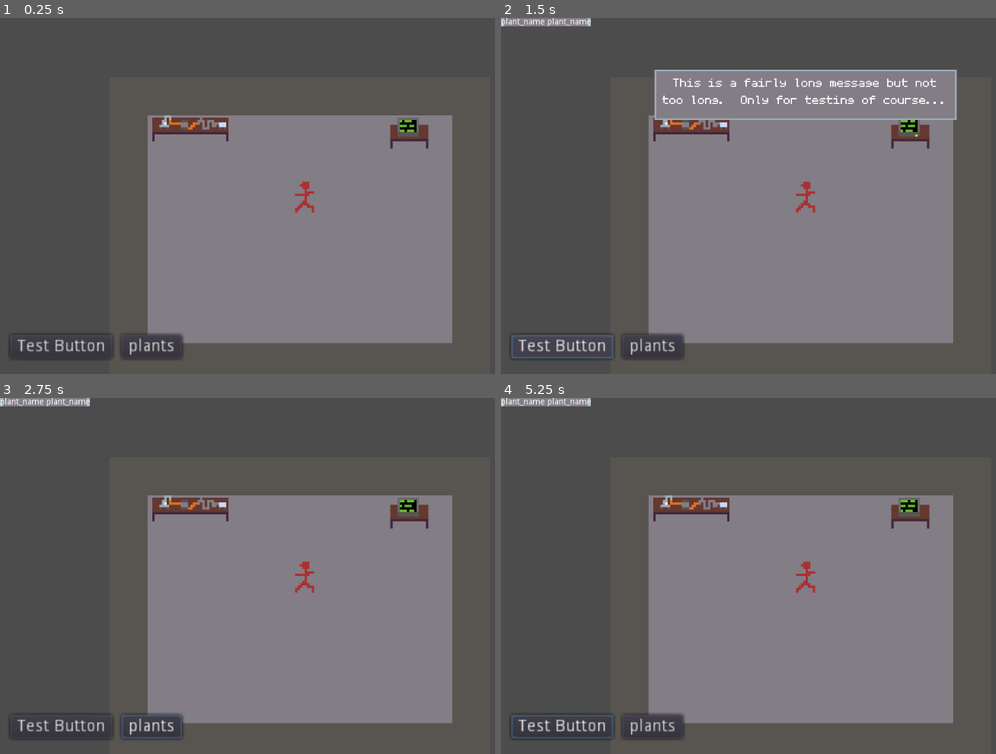
Above: before the commit, frames 1-4 (two rows, left to right).
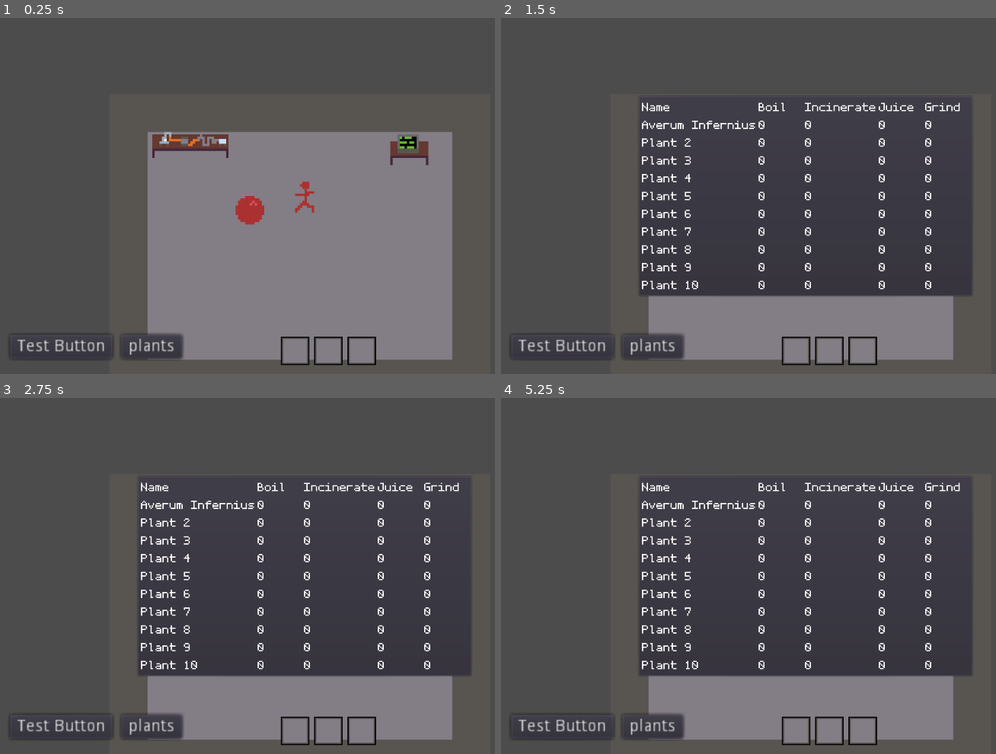
Above: after the commit, the same moments.

Repository: jastadj/wgj277
Game: Godot game, scene res://scenes/game/game.tscn
Two runs of this game, one before a commit and one after it. Both use one fixed random seed, a clock stepped at 60 frames per second and the inputs below.
Inputs (mouse positions are in pixels of both pictures, inside the frame that each line leads up to):
- Up to frame 1 (0.25 s): no input
- Up to frame 2 (1.5 s): click "plants" at 0.5 s; click "Test Button" at 1.25 s
- Up to frame 3 (2.75 s): tap Enter (ui_accept) at 2 s; move the mouse to (440, 558) at 2.02 s; hold Right (ui_right) from 2.03 s (still down); hold Enter (ui_accept) from 2.03 s (still down); click (440, 558) at 2.17 s
- Up to frame 4 (5.25 s): release Right (ui_right) at 2.75 s; release Enter (ui_accept) at 2.75 s; drag from (684, 593) to (807, 576) at 2.77 s; tap Enter (ui_accept) at 3.5, 5 s; move the mouse to (867, 497) at 3.52 s; hold Right (ui_right) 3.53-4.25 s; hold Enter (ui_accept) 3.53-4.25 s; click (867, 497) at 3.67 s; drag from (773, 647) to (911, 519) at 4.27 s; move the mouse to (986, 629) at 5.02 s; hold Left (ui_left) from 5.03 s (still down); hold Enter (ui_accept) from 5.03 s (still down); click (986, 629) at 5.17 s

The runs differ from the first frame. In frame 1, 7.3% of the frame differs, in the area x 29-92%, y 27-98%; in frame 2, 45%, in the area x 0-96%, y 0-98%; in frame 3, 40%; in frame 4, 40%.

Commit message:
item slots

Diff:
--- /dev/null
+++ b/godot/objects/game_item.gd
@@ -0,0 +1,7 @@
+extends "res://objects/game_object.gd"
+
+func is_gameitem(): return true
+func can_pickup(): return true
+
+func get_sprite():
+	return get_node("Sprite")
--- a/godot/objects/player/player.gd
+++ b/godot/objects/player/player.gd
@@ -2,6 +2,15 @@
 
 var allow_input = true
 var move_speed = 5000
+
+var inventory_slots = 3
+var _inventory_ui
+var _interaction_target = null
+
+func _ready():
+
+	yield(get_tree().current_scene, "ready")
+	_inventory_ui = get_tree().current_scene.get_node("CanvasLayer/main_ui/inventory")
 
 func _physics_process(delta):
 
@@ -12,6 +21,7 @@
 
 	if allow_input:
 		if event.is_action_pressed("ui_cancel"): get_tree().quit()
+		elif event.is_action_pressed("ui_accept"): interact(_interaction_target)
 
 # just a simple method checker
 func is_player(): return true
@@ -30,3 +40,37 @@
 
 func get_interaction_areas():
 	return $interaction_area.get_overlapping_areas()
+
+func interact(obj):
+	if obj == null: return
+
+	# can "use" the object like a processor, computer, etc...
+	if obj.has_method("has_action"):
+		print("using object ", obj.object_name)
+	# can pickup the object like an item
+	elif obj.has_method("can_pickup"):
+		print("picking up item ", obj.object_name)
+		pickup_item(obj)
+
+func pickup_item(item):
+	if item == null: return
+	if item.has_method("can_pickup"):
+		# are there free slots?
+		if !has_free_inventory(): return
+		# remove item from parent
+		item.get_parent().remove_child(item)
+		for islot in _inventory_ui.get_children():
+			if islot.item_reference == null:
+				islot.add_item(item)
+				return
+
+func drop_item(item):
+	var random_radius = 6 # random radius to drop the item
+	var objects = get_tree().current_scene.get_node("objects")
+	objects.add_child(item)
+	item.position = position + Vector2( (randi()%random_radius) - (random_radius/2), (randi()%random_radius) - (random_radius/2) )
+
+func has_free_inventory():
+	for islot in _inventory_ui.get_children():
+		if islot.item_reference == null: return true
+	return false
--- a/godot/objects/player/player.tscn
+++ b/godot/objects/player/player.tscn
@@ -12,17 +12,20 @@
 script = ExtResource( 2 )
 
 [node name="Sprite" type="Sprite" parent="."]
+position = Vector2( 0, -7 )
 texture = ExtResource( 1 )
 
 [node name="CollisionShape2D" type="CollisionShape2D" parent="."]
-position = Vector2( 0, 5 )
+position = Vector2( 0, -2 )
 shape = SubResource( 1 )
 
 [node name="Camera2D" type="Camera2D" parent="."]
+position = Vector2( 0, -7 )
 current = true
 zoom = Vector2( 0.25, 0.25 )
 
 [node name="interaction_area" type="Area2D" parent="."]
+position = Vector2( 0, -7 )
 
 [node name="CollisionShape2D" type="CollisionShape2D" parent="interaction_area"]
 shape = SubResource( 2 )
--- /dev/null
+++ b/godot/objects/testitem/testitem.gd
@@ -0,0 +1,5 @@
+extends "res://objects/game_item.gd"
+
+func _ready():
+
+	object_name = "test item"
--- /dev/null
+++ b/godot/objects/testitem/testitem.tscn
@@ -0,0 +1,20 @@
+[gd_scene load_steps=4 format=2]
+
+[ext_resource path="res://objects/testitem/testitem.gd" type="Script" id=1]
+[ext_resource path="res://objects/testitem/testitem.png" type="Texture" id=2]
+
+[sub_resource type="CircleShape2D" id=1]
+radius = 9.0
+
+[node name="testitem" type="Node2D"]
+script = ExtResource( 1 )
+
+[node name="Sprite" type="Sprite" parent="."]
+position = Vector2( 0, -5 )
+texture = ExtResource( 2 )
+
+[node name="Area2D" type="Area2D" parent="."]
+
+[node name="CollisionShape2D" type="CollisionShape2D" parent="Area2D"]
+position = Vector2( 0, -5 )
+shape = SubResource( 1 )
--- a/godot/project.godot
+++ b/godot/project.godot
@@ -48,6 +48,15 @@
 
 [input]
 
+ui_accept={
+"deadzone": 0.5,
+"events": [ Object(InputEventKey,"resource_local_to_scene":false,"resource_name":"","device":0,"alt":false,"shift":false,"control":false,"meta":false,"command":false,"pressed":false,"scancode":16777221,"physical_scancode":0,"unicode":0,"echo":false,"script":null)
+, Object(InputEventKey,"resource_local_to_scene":false,"resource_name":"","device":0,"alt":false,"shift":false,"control":false,"meta":false,"command":false,"pressed":false,"scancode":16777222,"physical_scancode":0,"unicode":0,"echo":false,"script":null)
+, Object(InputEventKey,"resource_local_to_scene":false,"resource_name":"","device":0,"alt":false,"shift":false,"control":false,"meta":false,"command":false,"pressed":false,"scancode":32,"physical_scancode":0,"unicode":0,"echo":false,"script":null)
+, Object(InputEventJoypadButton,"resource_local_to_scene":false,"resource_name":"","device":0,"button_index":0,"pressure":0.0,"pressed":false,"script":null)
+, Object(InputEventKey,"resource_local_to_scene":false,"resource_name":"","device":0,"alt":false,"shift":false,"control":false,"meta":false,"command":false,"pressed":false,"scancode":69,"physical_scancode":0,"unicode":0,"echo":false,"script":null)
+ ]
+}
 ui_left={
 "deadzone": 0.5,
 "events": [ Object(InputEventKey,"resource_local_to_scene":false,"resource_name":"","device":0,"alt":false,"shift":false,"control":false,"meta":false,"command":false,"pressed":false,"scancode":16777231,"physical_scancode":0,"unicode":0,"echo":false,"script":null)
--- a/godot/scenes/game/game.tscn
+++ b/godot/scenes/game/game.tscn
@@ -6,6 +6,7 @@
 [ext_resource path="res://scenes/game/game.gd" type="Script" id=4]
 [ext_resource path="res://objects/boiler/boiler.tscn" type="PackedScene" id=5]
 [ext_resource path="res://objects/computer/computer.tscn" type="PackedScene" id=6]
+[ext_resource path="res://objects/testitem/testitem.tscn" type="PackedScene" id=7]
 
 [node name="game" type="Node2D"]
 script = ExtResource( 4 )
@@ -29,6 +30,9 @@
 [node name="computer" parent="objects" instance=ExtResource( 6 )]
 position = Vector2( 126, 22 )
 
+[node name="testitem" parent="objects" instance=ExtResource( 7 )]
+position = Vector2( 59, 54 )
+
 [node name="CanvasLayer" type="CanvasLayer" parent="."]
 
 [node name="main_ui" parent="CanvasLayer" instance=ExtResource( 3 )]
--- /dev/null
+++ b/godot/ui/item_slot/drag_preview.gd
@@ -0,0 +1,22 @@
+extends Sprite
+
+var source_slot = null
+
+func _ready():
+
+	if source_slot:
+		source_slot.hide_item()
+
+func _exit_tree():
+	if source_slot:
+		source_slot.unhide_item()
+
+func _process(delta):
+
+	position = get_global_mouse_position()
+
+func _input(event):
+
+	if event is InputEventMouseButton:
+		if event.is_pressed() == false and event.button_index == BUTTON_LEFT:
+			queue_free()
--- /dev/null
+++ b/godot/ui/item_slot/drag_preview.tscn
@@ -0,0 +1,7 @@
+[gd_scene load_steps=2 format=2]
+
+[ext_resource path="res://ui/item_slot/drag_preview.gd" type="Script" id=1]
+
+[node name="drag_preview" type="Sprite"]
+scale = Vector2( 2, 2 )
+script = ExtResource( 1 )
--- /dev/null
+++ b/godot/ui/item_slot/item_slot.gd
@@ -0,0 +1,67 @@
+extends MarginContainer
+
+var item_reference = null
+var main_ui
+var mouse_entered = false
+
+func _ready():
+
+	main_ui = get_tree().current_scene.get_node("CanvasLayer/main_ui")
+
+func _process(delta):
+
+	if item_reference == null:
+		$background/item.texture = null
+	else:
+		$background/item.texture = item_reference.get_node("Sprite").texture
+
+func get_item_sprite():
+	return $background/item.texture
+
+func hide_item():
+	$background/item.hide()
+
+func unhide_item():
+	$background/item.show()
+
+func add_item(item):
+	if item_reference == null:
+		item_reference = item
+		$background/item.texture = item.get_sprite().texture
+
+func remove_item():
+	if item_reference == null: return null
+	var titem = item_reference
+	item_reference = null
+	$background/item.texture = null
+	return titem
+
+func get_drag_data(position):
+
+	if item_reference == null: return null
+
+	var data = {}
+	data["item"] = item_reference
+	data["origin"] = self
+
+	var drag_preview = preload("res://ui/item_slot/drag_preview.tscn").instance()
+	drag_preview.texture = item_reference.get_sprite().texture
+	drag_preview.source_slot = self
+	get_tree().current_scene.get_node("CanvasLayer").add_child(drag_preview)
+
+	return data
+
+func can_drop_data(position, data):
+	# stuff
+	return true
+
+func drop_data(position, data):
+	# if this slot is not empty, swap
+	var source_slot = data["origin"]
+	if item_reference != null:
+		var current_item = item_reference
+		source_slot.item_reference = current_item
+	# otherwise, clear the source slot's item
+	else:
+		source_slot.item_reference = null
+	item_reference = data["item"]
--- /dev/null
+++ b/godot/ui/item_slot/item_slot.tscn
@@ -0,0 +1,18 @@
+[gd_scene load_steps=3 format=2]
+
+[ext_resource path="res://ui/item_slot/background.png" type="Texture" id=1]
+[ext_resource path="res://ui/item_slot/item_slot.gd" type="Script" id=2]
+
+[node name="item_slot" type="MarginContainer"]
+margin_right = 24.0
+margin_bottom = 12.0
+rect_min_size = Vector2( 24, 24 )
+focus_mode = 1
+script = ExtResource( 2 )
+
+[node name="background" type="Sprite" parent="."]
+texture = ExtResource( 1 )
+centered = false
+
+[node name="item" type="Sprite" parent="background"]
+position = Vector2( 12, 12 )
--- a/godot/ui/main_ui/main_ui.gd
+++ b/godot/ui/main_ui/main_ui.gd
@@ -3,6 +3,11 @@
 var player
 
 var plants_ui_scene = preload("res://ui/plants/plants.tscn")
+
+var _dragged_item = null
+var _dragged_item_previous_slot = null
+var _dragged_item_mouse_offset = Vector2()
+
 
 func _ready():
 
@@ -13,31 +18,80 @@
 	yield(get_tree().current_scene, "ready")
 	player = get_tree().current_scene.get_node("objects/player")
 
+	update_inventory_slots()
+
 func _input(event):
 
 	if event.is_action_pressed("ui_cancel"):
 		if $open_menus.get_child_count() != 0:
 			$open_menus.get_children().back().queue_free()
 
+func _unhandled_input(event):
+
+	# dropped a dragged item slot?
+	if event is InputEventMouseButton:
+		pass
+
 func _process(delta):
 
 	var interaction_areas = player.get_interaction_areas()
-	$use_item_ui.hide()
+	player._interaction_target = null
+	$interaction_ui.hide()
 	for area in interaction_areas:
 		if area.get_parent().has_method("has_action"):
-			$use_item_ui.show()
-			$use_item_ui.text = str("Use ",area.get_parent().object_name)
+			$interaction_ui.show()
+			$interaction_ui.text = str("Use ",area.get_parent().object_name)
+			player._interaction_target = area.get_parent()
 			break
+		elif area.get_parent().has_method("can_pickup"):
+			$interaction_ui.show()
+			$interaction_ui.text = str("Pickup ", area.get_parent().object_name)
+			player._interaction_target = area.get_parent()
+			break
+
+	# if dragging an item
+	if _dragged_item != null:
+		$dragged_item.texture = _dragged_item.get_sprite().texture
+		$dragged_item.show()
+		$dragged_item.rect_position = get_global_mouse_position() - _dragged_item_mouse_offset
+	else:
+		$dragged_item.hide()
 
 	# if any ui menus are open, disable player input
 	if $open_menus.get_child_count() != 0: player.allow_input = false
 	else: player.allow_input = true
 
+func update_inventory_slots():
+	var slot_scene = preload("res://ui/item_slot/item_slot.tscn")
+	for child in $inventory.get_children():
+		$inventory.remove_child(child)
+		child.queue_free()
+	for i in range(0, player.inventory_slots):
+		var newslot = slot_scene.instance()
+		newslot.name = str("inventory_",i)
+		$inventory.add_child(newslot)
 
 func on_testbutton_pressed():
 	Gamedata.add_message("This is a fairly long message but not too long.  Only for testing of course...")
 
+
 func open_menu_scene(scene):
+
+	# check if this menu is already open
+	for menu in $open_menus.get_children():
+		if menu.filename == scene.resource_path: return
 
 	var newscene = scene.instance()
 	$open_menus.add_child(newscene)
+
+# allow dropping items on the main ui (drops on the ground)
+func can_drop_data(position, data):
+	return true
+
+func drop_data(position, data):
+	# drop item on the ground
+	# if this slot is not empty, swap
+	var source_slot = data["origin"]
+	var titem = data["item"]
+	source_slot.item_reference = null
+	player.drop_item(titem)
--- a/godot/ui/main_ui/main_ui.tscn
+++ b/godot/ui/main_ui/main_ui.tscn
@@ -1,7 +1,8 @@
-[gd_scene load_steps=4 format=2]
+[gd_scene load_steps=5 format=2]
 
 [ext_resource path="res://ui/main_ui/main_ui.gd" type="Script" id=1]
 [ext_resource path="res://fonts/MOZART_0.ttf" type="DynamicFontData" id=2]
+[ext_resource path="res://ui/item_slot/item_slot.tscn" type="PackedScene" id=3]
 
 [sub_resource type="DynamicFont" id=1]
 size = 64
@@ -20,9 +21,10 @@
 margin_right = 103.0
 margin_bottom = -46.0
 rect_scale = Vector2( 2, 2 )
+focus_mode = 0
 text = "Test Button"
 
-[node name="use_item_ui" type="Label" parent="."]
+[node name="interaction_ui" type="Label" parent="."]
 anchor_left = 0.5
 anchor_top = 1.0
 anchor_right = 0.5
@@ -34,7 +36,7 @@
 grow_horizontal = 2
 grow_vertical = 2
 custom_fonts/font = SubResource( 1 )
-text = "Use ITEMNAME"
+text = "Use/Pickup ITEMNAME"
 align = 1
 
 [node name="plants" type="Button" parent="."]
@@ -45,8 +47,34 @@
 margin_right = 255.0
 margin_bottom = -46.0
 rect_scale = Vector2( 2, 2 )
+focus_mode = 0
 text = "plants"
 
 [node name="open_menus" type="Control" parent="."]
 margin_right = 40.0
 margin_bottom = 40.0
+
+[node name="inventory" type="HBoxContainer" parent="."]
+anchor_left = 0.5
+anchor_top = 1.0
+anchor_right = 0.5
+anchor_bottom = 1.0
+margin_left = -40.0
+margin_top = -63.0
+margin_right = 40.0
+margin_bottom = -39.0
+rect_scale = Vector2( 2, 2 )
+
+[node name="item_slot0" parent="inventory" instance=ExtResource( 3 )]
+margin_bottom = 24.0
+
+[node name="dragged_item" type="TextureRect" parent="."]
+anchor_left = 0.5
+anchor_top = 0.5
+anchor_right = 0.5
+anchor_bottom = 0.5
+margin_left = -20.0
+margin_top = -20.0
+margin_right = 20.0
+margin_bottom = 20.0
+rect_scale = Vector2( 2, 2 )
--- a/godot/ui/plants/plants.gd
+++ b/godot/ui/plants/plants.gd
@@ -1,4 +1,46 @@
 extends Control
 
+var header
+
 func _ready():
-	pass
+
+	header = $PanelContainer/GridContainer/header
+	var name = header.get_node("name")
+	var boil = header.get_node("boil")
+	var incinerate = header.get_node("incinerate")
+	var juice = header.get_node("juice")
+	var grind = header.get_node("grind")
+
+	var row_counter = 0
+
+	for plant in Gamedata.plant_data:
+
+		# name
+		var new_name = name.get_node("name").duplicate()
+		new_name.name = str("row",row_counter)
+		new_name.text = plant["name"]
+		name.add_child(new_name)
+
+		# boil
+		var new_boil = boil.get_node("boil").duplicate()
+		new_boil.name = str("row",row_counter)
+		new_boil.text = plant["boil"]
+		boil.add_child(new_boil)
+
+		# incinerate
+		var new_incinerate = incinerate.get_node("incinerate").duplicate()
+		new_incinerate.name = str("row",row_counter)
+		new_incinerate.text = plant["incinerate"]
+		incinerate.add_child(new_incinerate)
+
+		# juice
+		var new_juice = juice.get_node("juice").duplicate()
+		new_juice.name = str("row", row_counter)
+		new_juice.text = plant["juice"]
+		juice.add_child(new_juice)
+
+		# grind
+		var new_grind = grind.get_node("grind").duplicate()
+		new_grind.name = str("row", row_counter)
+		new_grind.text = plant["grind"]
+		grind.add_child(new_grind)
--- a/godot/ui/plants/plants.tscn
+++ b/godot/ui/plants/plants.tscn
@@ -1,37 +1,88 @@
 [gd_scene load_steps=4 format=2]
 
-[ext_resource path="res://ui/msg_box/borders.png" type="Texture" id=1]
 [ext_resource path="res://ui/plants/plants.gd" type="Script" id=2]
+[ext_resource path="res://fonts/MOZART_0.ttf" type="DynamicFontData" id=3]
 
-[sub_resource type="StyleBoxTexture" id=1]
-texture = ExtResource( 1 )
-region_rect = Rect2( 44.653, 45.2255, 104.157, 102.167 )
+[sub_resource type="DynamicFont" id=2]
+size = 32
+font_data = ExtResource( 3 )
 
-[node name="plants" type="Control"]
-anchor_right = 1.0
-anchor_bottom = 1.0
+[node name="plants" type="CenterContainer"]
+margin_right = 1024.0
+margin_bottom = 600.0
 script = ExtResource( 2 )
 
 [node name="PanelContainer" type="PanelContainer" parent="."]
-margin_right = 14.0
-margin_bottom = 14.0
-custom_styles/panel = SubResource( 1 )
+margin_left = 289.0
+margin_top = 280.0
+margin_right = 735.0
+margin_bottom = 320.0
 
 [node name="GridContainer" type="GridContainer" parent="PanelContainer"]
-margin_right = 152.0
-margin_bottom = 14.0
+margin_left = 7.0
+margin_top = 7.0
+margin_right = 439.0
+margin_bottom = 33.0
 
-[node name="HBoxContainer" type="HBoxContainer" parent="PanelContainer/GridContainer"]
-margin_right = 152.0
-margin_bottom = 14.0
+[node name="header" type="HBoxContainer" parent="PanelContainer/GridContainer"]
+margin_right = 432.0
+margin_bottom = 26.0
 
-[node name="plant_name" type="Label" parent="PanelContainer/GridContainer/HBoxContainer"]
+[node name="name" type="VBoxContainer" parent="PanelContainer/GridContainer/header"]
 margin_right = 74.0
-margin_bottom = 14.0
-text = "plant_name"
+margin_bottom = 26.0
 
-[node name="plant_name2" type="Label" parent="PanelContainer/GridContainer/HBoxContainer"]
+[node name="name" type="Label" parent="PanelContainer/GridContainer/header/name"]
+margin_right = 74.0
+margin_bottom = 26.0
+rect_min_size = Vector2( 74, 0 )
+custom_fonts/font = SubResource( 2 )
+text = "Name"
+
+[node name="boil" type="VBoxContainer" parent="PanelContainer/GridContainer/header"]
 margin_left = 78.0
 margin_right = 152.0
-margin_bottom = 14.0
-text = "plant_name"
+margin_bottom = 26.0
+
+[node name="boil" type="Label" parent="PanelContainer/GridContainer/header/boil"]
+margin_right = 74.0
+margin_bottom = 26.0
+rect_min_size = Vector2( 74, 0 )
+custom_fonts/font = SubResource( 2 )
+text = "Boil"
+
+[node name="incinerate" type="VBoxContainer" parent="PanelContainer/GridContainer/header"]
+margin_left = 156.0
+margin_right = 276.0
+margin_bottom = 26.0
+
+[node name="incinerate" type="Label" parent="PanelContainer/GridContainer/header/incinerate"]
+margin_right = 120.0
+margin_bottom = 26.0
+rect_min_size = Vector2( 74, 0 )
+custom_fonts/font = SubResource( 2 )
+text = "Incinerate"
+
+[node name="juice" type="VBoxContainer" parent="PanelContainer/GridContainer/header"]
+margin_left = 280.0
+margin_right = 354.0
+margin_bottom = 26.0
+
+[node name="juice" type="Label" parent="PanelContainer/GridContainer/header/juice"]
+margin_right = 74.0
+margin_bottom = 26.0
+rect_min_size = Vector2( 74, 0 )
+custom_fonts/font = SubResource( 2 )
+text = "Juice"
+
+[node name="grind" type="VBoxContainer" parent="PanelContainer/GridContainer/header"]
+margin_left = 358.0
+margin_right = 432.0
+margin_bottom = 26.0
+
+[node name="grind" type="Label" parent="PanelContainer/GridContainer/header/grind"]
+margin_right = 74.0
+margin_bottom = 26.0
+rect_min_size = Vector2( 74, 0 )
+custom_fonts/font = SubResource( 2 )
+text = "Grind"
Not shown: 1 places in godot/scenes/game/game.tscn that only renumber resources
Binary file added: godot/ui/item_slot/background.png
Not shown, added: godot/ui/item_slot/background.png.import
